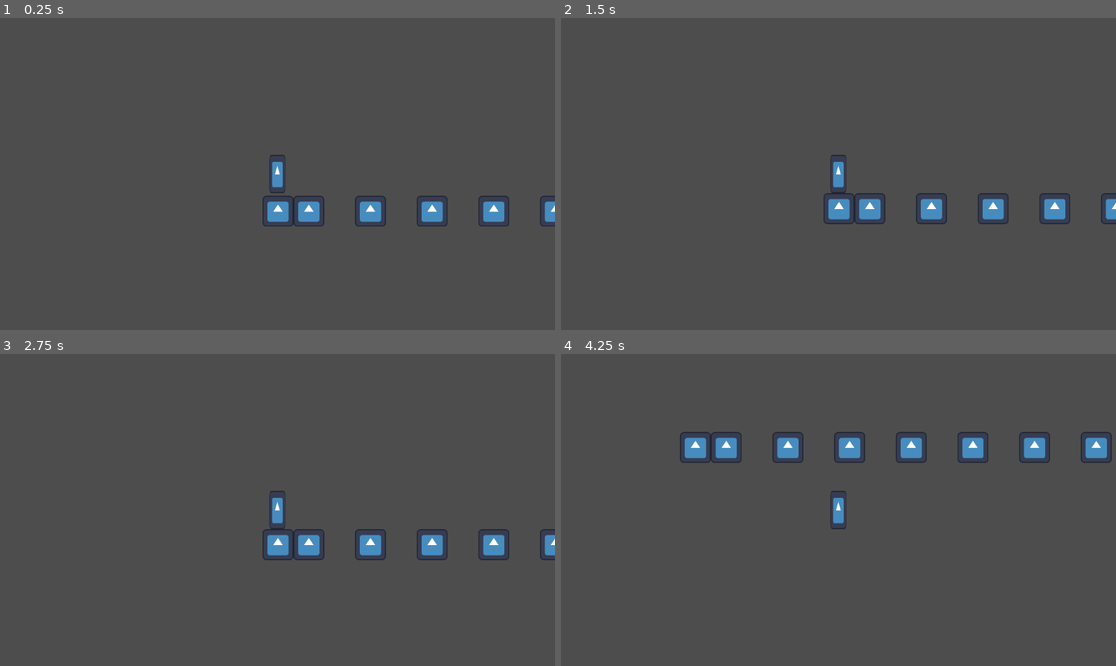
Above: before the commit, frames 1-4 (two rows, left to right).
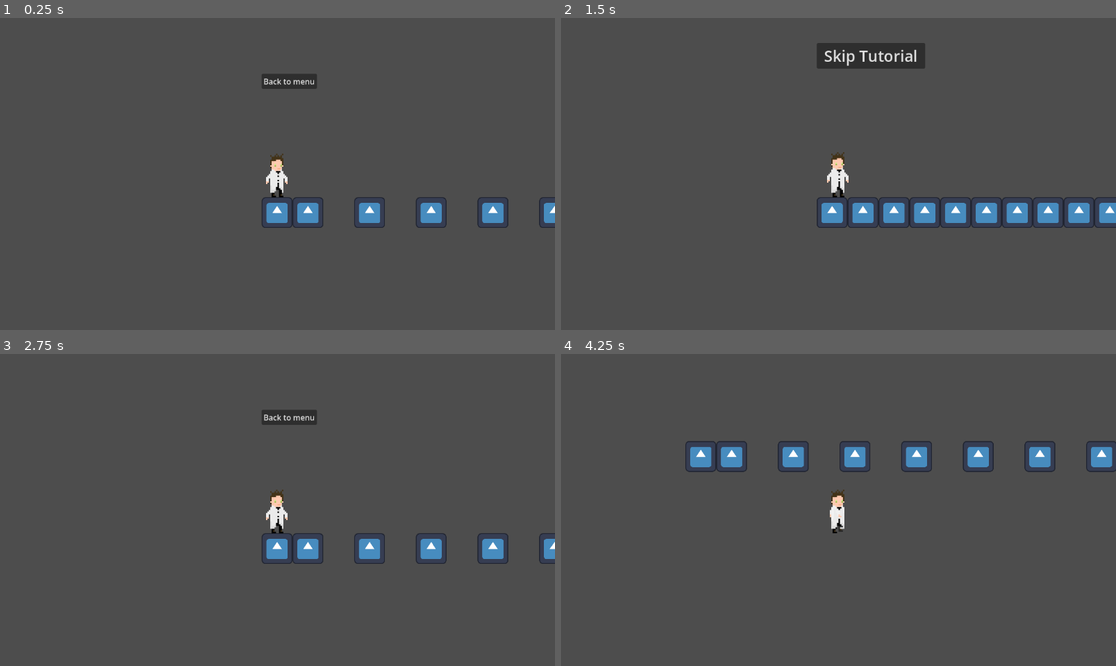
Above: after the commit, the same moments.

Repository: jackrichards-hub/ASSESSMENT
Game: Godot game, scene res://Scenes/level_1.tscn
Same seed, same stepped clock (60 frames per second), same inputs: the game is played once before the commit and once after it. This scene is started directly instead of the project's main scene. The engine's default icon, where the game draws it, is replaced by a stand-in: a white triangle on a blue panel in a dark square.
Inputs (mouse positions are in pixels of both pictures, inside the frame that each line leads up to):
- Up to frame 1 (0.25 s): no input
- Up to frame 2 (1.5 s): click (849, 80) at 0.5 s, where only the run after the commit has a clickable "Back to menu"; click (849, 139) at 1.25 s, where only the run after the commit has a clickable "Start Game"
- Up to frame 3 (2.75 s): click (310, 391) at 2 s, where only the run after the commit has a clickable "Skip Tutorial"
- Up to frame 4 (4.25 s): tap Enter (ui_accept) at 2.75, 3.02, 3.77 s; hold Right (ui_right) from 2.78 s (still down)

The runs differ from the first frame. In frame 1, 1.8% of the frame differs, in the area x 47-100%, y 18-68%; in frame 2, 5.2%, in the area x 46-100%, y 8-68%; in frame 3, 2.3%; in frame 4, 3.8%.

Commit message:
Animated player script and back to menu buttons

Diff:
--- /dev/null
+++ b/assessment-for-year-12/Scenes/level_1.gd
@@ -0,0 +1,16 @@
+extends Node2D
+
+
+# Called when the node enters the scene tree for the first time.
+func _ready() -> void:
+	pass # Replace with function body.
+
+
+# Called every frame. 'delta' is the elapsed time since the previous frame.
+func _process(delta: float) -> void:
+	pass
+
+
+
+func _on_button_pressed() -> void:
+	get_tree().change_scene_to_file("res://Scenes/menu.tscn")
--- a/assessment-for-year-12/Scenes/level_1.tscn
+++ b/assessment-for-year-12/Scenes/level_1.tscn
@@ -1,5 +1,6 @@
 [gd_scene format=4 uid="uid://dogrnujfdfeju"]
 
+[ext_resource type="Script" uid="uid://2tefen6g01t0" path="res://Scenes/level_1.gd" id="1_7p6j4"]
 [ext_resource type="Texture2D" uid="uid://1wq6fbqvr71j" path="res://icon.svg" id="1_vk57k"]
 [ext_resource type="PackedScene" uid="uid://jrk3tr2k7wke" path="res://Sprites/player.tscn" id="2_8ffim"]
 [ext_resource type="Script" uid="uid://5xvylk7bl2os" path="res://Sprites/player.gd" id="3_xfk5q"]
@@ -79,6 +80,7 @@
 sources/0 = SubResource("TileSetAtlasSource_8ffim")
 
 [node name="Level1" type="Node2D" unique_id=1070369827]
+script = ExtResource("1_7p6j4")
 
 [node name="TileMapLayer" type="TileMapLayer" parent="." unique_id=1186693519]
 scale = Vector2(0.5, 0.5)
@@ -86,5 +88,12 @@
 tile_set = SubResource("TileSet_xfk5q")
 
 [node name="Player" parent="." unique_id=448143370 instance=ExtResource("2_8ffim")]
-position = Vector2(31, 182)
+position = Vector2(33, 198)
 script = ExtResource("3_xfk5q")
+
+[node name="Button" type="Button" parent="." unique_id=358532610]
+offset_right = 115.0
+offset_bottom = 31.0
+text = "Back to menu"
+
+[connection signal="pressed" from="Button" to="." method="_on_button_pressed"]
--- a/assessment-for-year-12/Scenes/menu.tscn
+++ b/assessment-for-year-12/Scenes/menu.tscn
@@ -1,6 +1,6 @@
 [gd_scene format=3 uid="uid://q8jc6iae6ehc"]
 
-[ext_resource type="Texture2D" uid="uid://c4lu2ttjgd4oo" path="res://LabPlaceholder (1).jpg" id="1_1rerr"]
+[ext_resource type="Texture2D" uid="uid://gpbgdeyx8og8" path="res://Assets/LabPlaceholder (1).jpg" id="1_1rerr"]
 [ext_resource type="Script" uid="uid://da4k7xnc56qn4" path="res://Scenes/main_menu.gd" id="1_xhh6f"]
 
 [sub_resource type="StyleBoxTexture" id="StyleBoxTexture_xhh6f"]
--- a/assessment-for-year-12/Sprites/player.gd
+++ b/assessment-for-year-12/Sprites/player.gd
@@ -1,5 +1,6 @@
 extends CharacterBody2D
 
+@onready var animation : AnimatedSprite2D = $AnimatedSprite2D
 
 const SPEED = 300.0
 const JUMP_VELOCITY = -400.0
@@ -20,10 +21,25 @@
 	var direction := Input.get_axis("ui_left", "ui_right")
 	if direction:
 		velocity.x = direction * SPEED
+		#flip_h if moving left
+		if direction < 0.1:
+			animation.flip_h = true
+		else:
+			animation.flip_h = false
 	else:
 		velocity.x = move_toward(velocity.x, 0, SPEED)
 
+
+
 	move_and_slide()
+	if is_on_floor():
+		if abs(velocity.x) > 0.1:
+			animation.play("Run")
+		else:
+			animation.play("Idle")
+	else:
+		animation.play("jump")
+
 	if position.y > 900:
 		respawn()
 
--- a/assessment-for-year-12/Sprites/player.tscn
+++ b/assessment-for-year-12/Sprites/player.tscn
@@ -1,20 +1,114 @@
 [gd_scene format=3 uid="uid://jrk3tr2k7wke"]
 
-[ext_resource type="Texture2D" uid="uid://1wq6fbqvr71j" path="res://icon.svg" id="1_743eh"]
+[ext_resource type="Texture2D" uid="uid://x8ef36h6u5l2" path="res://Assets/Scientist (1).png" id="1_743eh"]
 
 [sub_resource type="RectangleShape2D" id="RectangleShape2D_743eh"]
-size = Vector2(32, 80)
+size = Vector2(46, 86)
+
+[sub_resource type="AtlasTexture" id="AtlasTexture_bmk3q"]
+atlas = ExtResource("1_743eh")
+region = Rect2(0, 0, 32, 32)
+
+[sub_resource type="AtlasTexture" id="AtlasTexture_dgdwv"]
+atlas = ExtResource("1_743eh")
+region = Rect2(32, 0, 32, 32)
+
+[sub_resource type="AtlasTexture" id="AtlasTexture_woxkm"]
+atlas = ExtResource("1_743eh")
+region = Rect2(64, 0, 32, 32)
+
+[sub_resource type="AtlasTexture" id="AtlasTexture_neloe"]
+atlas = ExtResource("1_743eh")
+region = Rect2(0, 32, 32, 32)
+
+[sub_resource type="AtlasTexture" id="AtlasTexture_743eh"]
+atlas = ExtResource("1_743eh")
+region = Rect2(32, 32, 32, 32)
+
+[sub_resource type="AtlasTexture" id="AtlasTexture_eksx6"]
+atlas = ExtResource("1_743eh")
+region = Rect2(64, 32, 32, 32)
+
+[sub_resource type="AtlasTexture" id="AtlasTexture_7x6f1"]
+atlas = ExtResource("1_743eh")
+region = Rect2(0, 64, 32, 32)
+
+[sub_resource type="AtlasTexture" id="AtlasTexture_tgxxa"]
+atlas = ExtResource("1_743eh")
+region = Rect2(32, 64, 32, 32)
+
+[sub_resource type="AtlasTexture" id="AtlasTexture_10qko"]
+atlas = ExtResource("1_743eh")
+region = Rect2(64, 64, 32, 32)
+
+[sub_resource type="AtlasTexture" id="AtlasTexture_x2m1f"]
+atlas = ExtResource("1_743eh")
+region = Rect2(0, 96, 32, 32)
+
+[sub_resource type="SpriteFrames" id="SpriteFrames_eksx6"]
+animations = [{
+"frames": [{
+"duration": 1.0,
+"texture": SubResource("AtlasTexture_bmk3q")
+}, {
+"duration": 1.0,
+"texture": SubResource("AtlasTexture_dgdwv")
+}, {
+"duration": 1.0,
+"texture": SubResource("AtlasTexture_woxkm")
+}, {
+"duration": 1.0,
+"texture": SubResource("AtlasTexture_neloe")
+}],
+"loop": true,
+"name": &"Idle",
+"speed": 5.0
+}, {
+"frames": [],
+"loop": true,
+"name": &"Jump",
+"speed": 5.0
+}, {
+"frames": [{
+"duration": 1.0,
+"texture": SubResource("AtlasTexture_743eh")
+}, {
+"duration": 1.0,
+"texture": SubResource("AtlasTexture_eksx6")
+}, {
+"duration": 1.0,
+"texture": SubResource("AtlasTexture_7x6f1")
+}, {
+"duration": 1.0,
+"texture": SubResource("AtlasTexture_tgxxa")
+}, {
+"duration": 1.0,
+"texture": SubResource("AtlasTexture_10qko")
+}, {
+"duration": 1.0,
+"texture": SubResource("AtlasTexture_x2m1f")
+}],
+"loop": true,
+"name": &"Run",
+"speed": 5.0
+}, {
+"frames": [],
+"loop": true,
+"name": &"Slide",
+"speed": 5.0
+}]
 
 [node name="Player" type="CharacterBody2D" unique_id=448143370]
 metadata/_edit_group_ = true
 
-[node name="Sprite2D" type="Sprite2D" parent="." unique_id=1733605195]
-position = Vector2(-0.24999607, -9.536743e-07)
-scale = Vector2(0.2539062, 0.62499994)
-texture = ExtResource("1_743eh")
-metadata/_edit_group_ = true
-
 [node name="CollisionShape2D" type="CollisionShape2D" parent="." unique_id=1875615503]
+position = Vector2(-1, 5)
 shape = SubResource("RectangleShape2D_743eh")
 
 [node name="Camera2D" type="Camera2D" parent="." unique_id=1684292872]
+
+[node name="AnimatedSprite2D" type="AnimatedSprite2D" parent="." unique_id=1487997537]
+scale = Vector2(3, 3)
+sprite_frames = SubResource("SpriteFrames_eksx6")
+animation = &"Idle"
+autoplay = "Idle"
--- a/assessment-for-year-12/project.godot
+++ b/assessment-for-year-12/project.godot
@@ -21,4 +21,5 @@
 
 [rendering]
 
+textures/canvas_textures/default_texture_filter=0
 rendering_device/driver.windows="d3d12"
Not shown, added: assessment-for-year-12/Scenes/level_1.gd.uid
